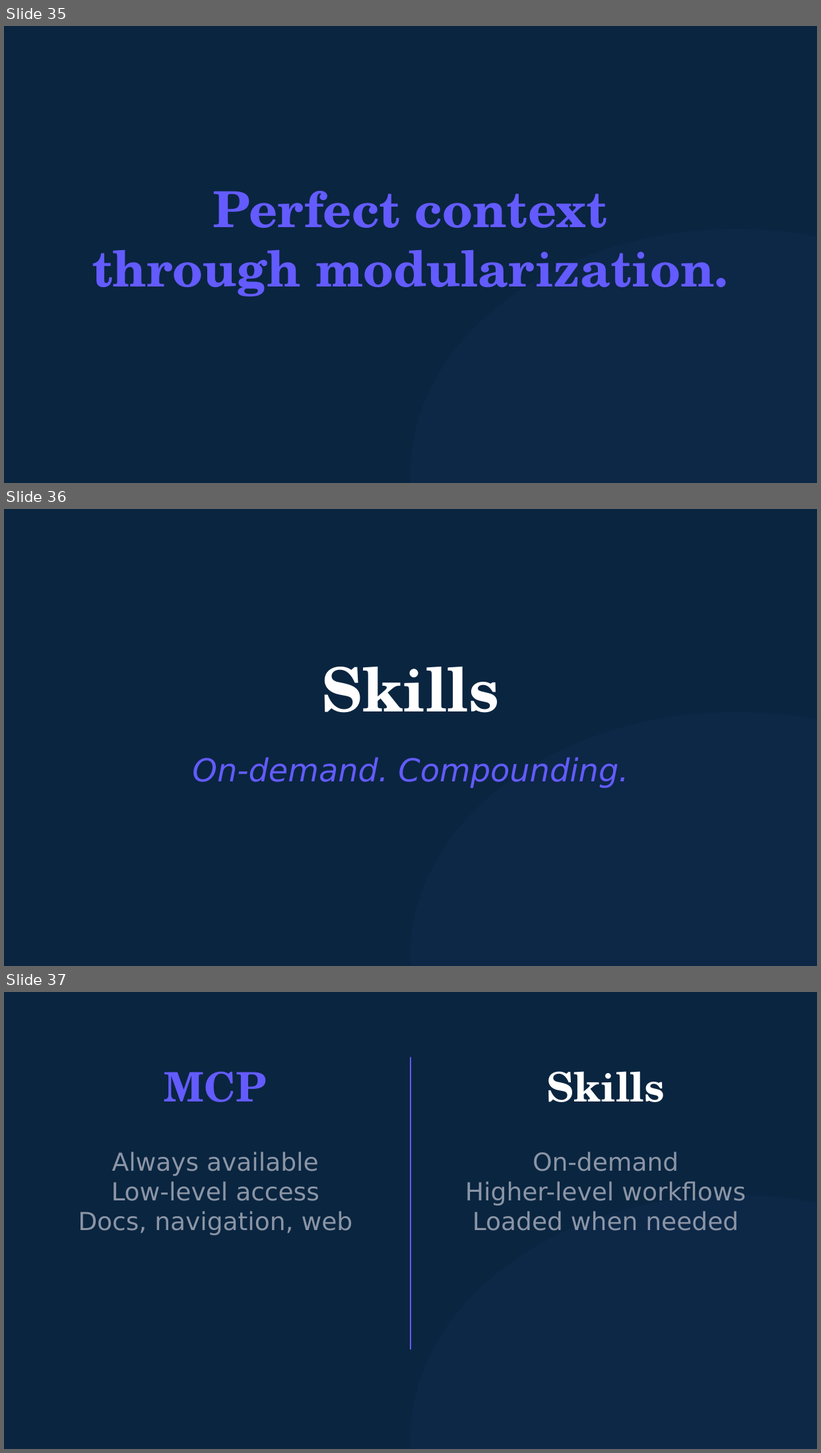
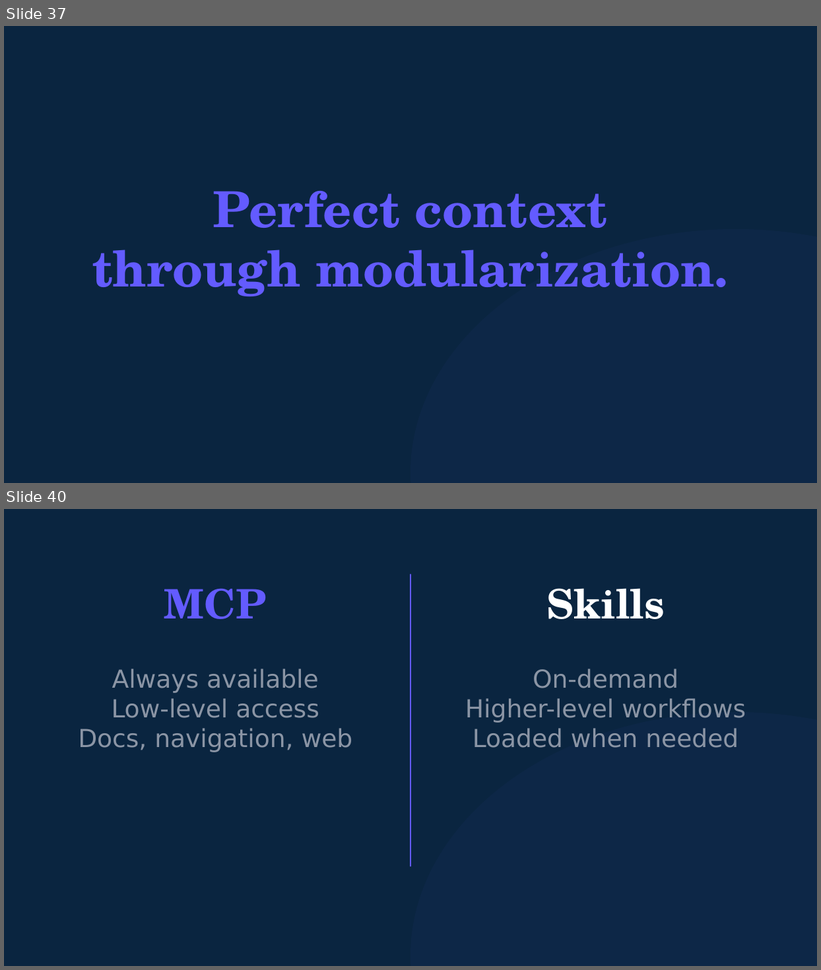
Before and after one commit to michaelengland/ai-best-practices, a slide deck: decks/builder/builder.pptx. Shown one above the other, each under a label of ours: slides 35, 36 and 37 before the commit, slides 37 and 40 after it; the slides between them are not shown. The pictures are 821x1453 and 821x970 pixels, drawn with LibreOffice and Linux fonts; fonts in the diff are those of the drawing. Boxes give left, top, right and bottom in pixels: in the first picture for what was removed or moved away, otherwise in the second. Text is boxed around its words. In the diff, an @@ line names an element or a change of style, - is before the commit and + after.

```diff
--- a/decks/builder/builder.pptx
+++ b/decks/builder/builder.pptx
@@ slide 36 removed at <box>4,509,817,966</box>, background #0A2540 @@
@@ text removed at <box>322,667,500,713</box> @@
-Skills
@@ ellipse removed at <box>411,712,817,966</box> @@
@@ text removed at <box>192,757,628,788</box> @@
-On-demand. Compounding.
@@ what was slide 35 is now slide 37 @@
@@ what was slide 37 is now slide 40 @@
```
Also in this commit, not shown: 6 slides changed, 12 slides added, 4 other slides removed, 6 other files.
